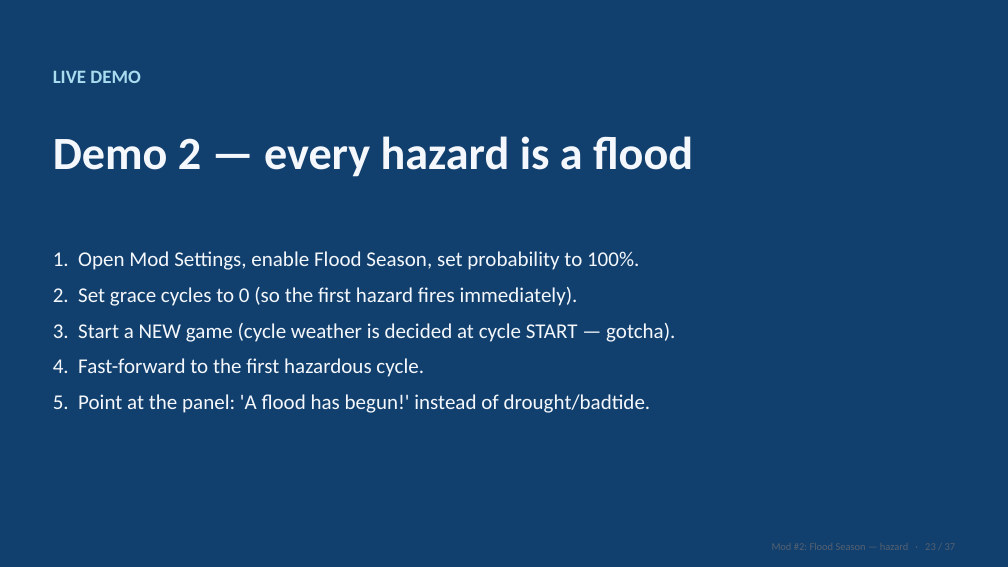
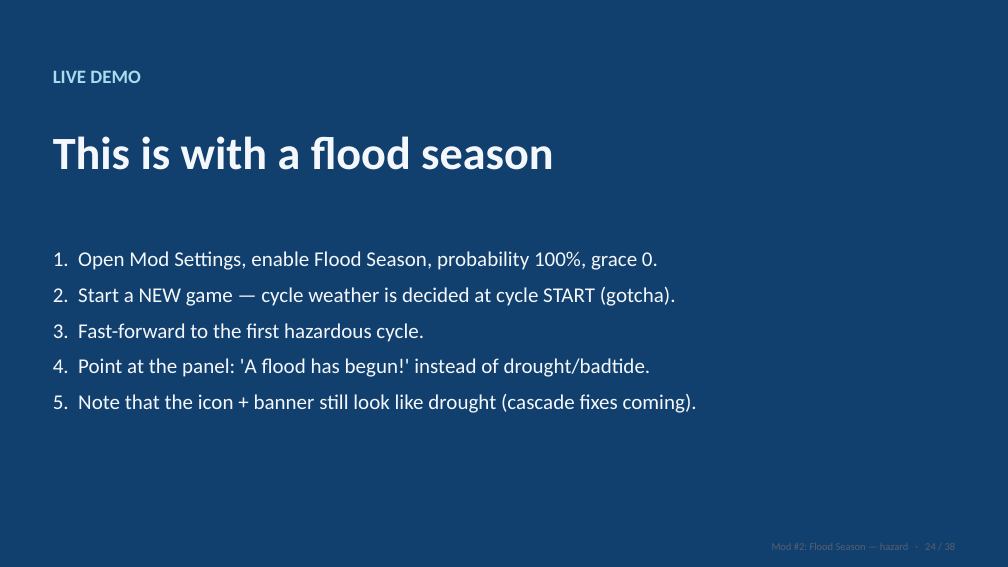
Before and after one commit to Spycho/timberborn-flood-mod, a slide deck: slide 24 of talk/timberborn-talk.pptx (slide 23 before the commit). Drawn at 1008x567 pixels with LibreOffice and Linux fonts; fonts in the diff are those of the drawing. Boxes give left, top, right and bottom in pixels: in the first picture for what was removed or moved away, otherwise in the second. Text is boxed around its words. In the diff, an @@ line names an element or a change of style, - is before the commit and + after.

```diff
--- a/talk/timberborn-talk.pptx
+++ b/talk/timberborn-talk.pptx
@@ text at (x1=53, y1=136, x2=553, y2=170): text changed @@
-Demo 2 — every hazard is a flood
+This is with a flood season
@@ text at (x1=53, y1=251, x2=697, y2=413): text changed @@
-1. Open Mod Settings, enable Flood Season, set probability to 100%.
-2. Set grace cycles to 0 (so the first hazard fires immediately).
-3. Start a NEW game (cycle weather is decided at cycle START — gotcha).
-4. Fast-forward to the first hazardous cycle.
-5. Point at the panel: 'A flood has begun!' instead of drought/badtide.
+1. Open Mod Settings, enable Flood Season, probability 100%, grace 0.
+2. Start a NEW game — cycle weather is decided at cycle START (gotcha).
+3. Fast-forward to the first hazardous cycle.
+4. Point at the panel: 'A flood has begun!' instead of drought/badtide.
+5. Note that the icon + banner still look like drought (cascade fixes coming).
```
Also in this commit, not shown: 32 other slides changed, 3 slides added, 2 slides removed, 2 other files.
